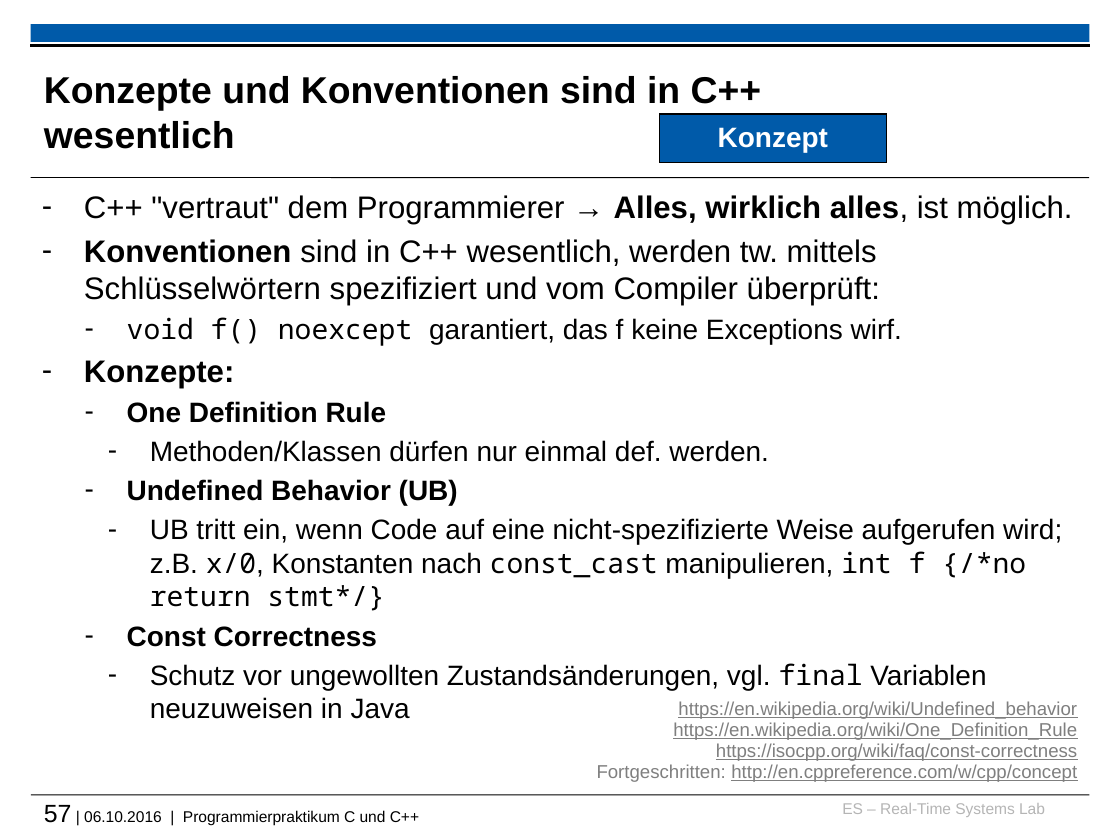
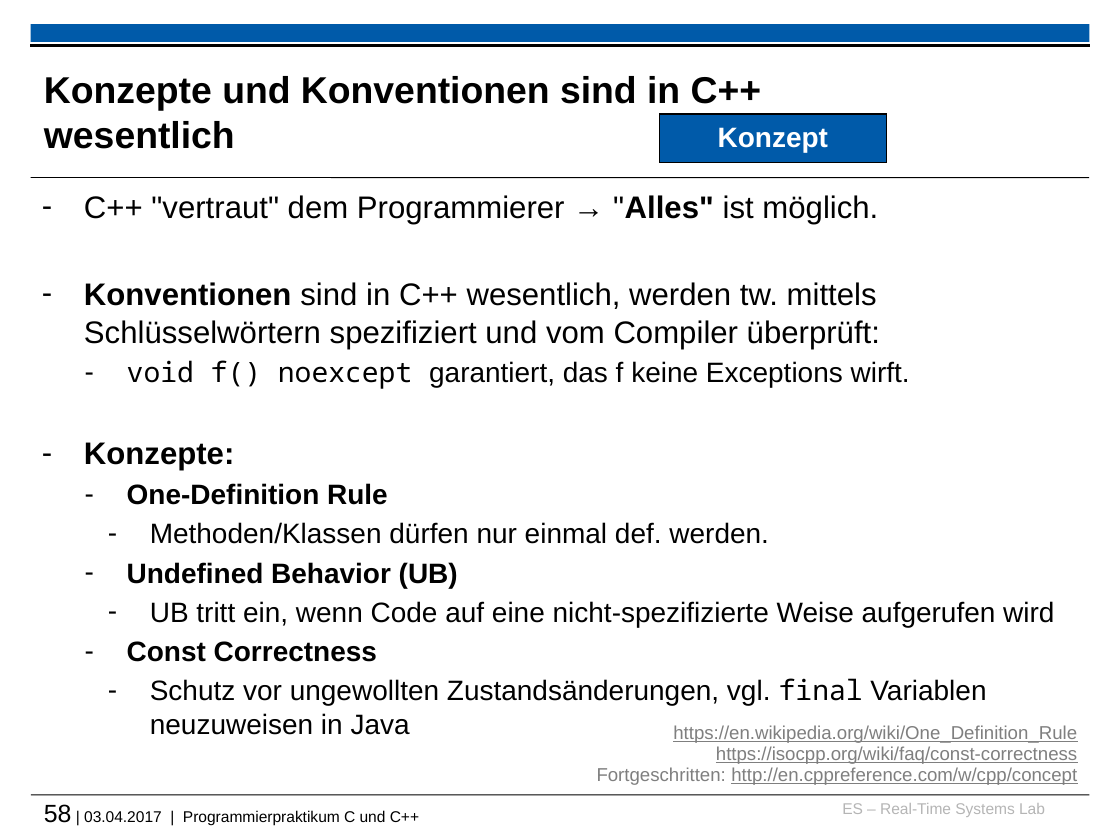
Before and after one commit to h82k/tud-cppp, a slide deck: slide 58 of cppp_lecture.pptx (slide 57 before the commit). Drawn at 1120x840 pixels with LibreOffice and Linux fonts; fonts in the diff are those of the drawing; background and template pictures are left out. Boxes give left, top, right and bottom in pixels: in the first picture for what was removed or moved away, otherwise in the second. Text is boxed around its words. In the diff, an @@ line names an element or a change of style, - is before the commit and + after.

```diff
--- a/cppp_lecture.pptx
+++ b/cppp_lecture.pptx
@@ text at [84, 195, 878, 224]: text changed @@
-– C++ "vertraut" dem Programmierer → Alles, wirklich alles, ist möglich.
+– C++ "vertraut" dem Programmierer → "Alles" ist möglich.
@@ text at [127, 360, 910, 389]: text changed @@
-  – void f() noexcept garantiert, das f keine Exceptions wirf.
+  – void f() noexcept garantiert, das f keine Exceptions wirft.
@@ text at [127, 483, 388, 505]: text changed @@
-  – One Definition Rule
+  – One-Definition Rule
@@ text at [150, 601, 1054, 627]: text changed @@
-    – UB tritt ein, wenn Code auf eine nicht-spezifizierte Weise aufgerufen wird; z.B. x/0, Konstanten nach const_cast manipulieren, int f {/*no return stmt*/}
+    – UB tritt ein, wenn Code auf eine nicht-spezifizierte Weise aufgerufen wird
@@ text "https://en.wikipedia.org/wiki/One_Definition_Rule": place and size @@
-text "https://en.wikipedia.org/wiki/One_Definition_Rule" at [597, 701, 1077, 782]
+text "https://en.wikipedia.org/wiki/One_Definition_Rule" at [597, 725, 1077, 785]
@@ text at [678, 701, 1077, 719]: paragraph removed @@
-https://en.wikipedia.org/wiki/Undefined_behavior
@@ text at [44, 804, 419, 825]: text changed @@
-57 | 06.10.2016 | Programmierpraktikum C und C++
+58 | 03.04.2017 | Programmierpraktikum C und C++
```
Also in this commit, not shown: 6 other slides changed, 4 slides added, 1 slide removed.
